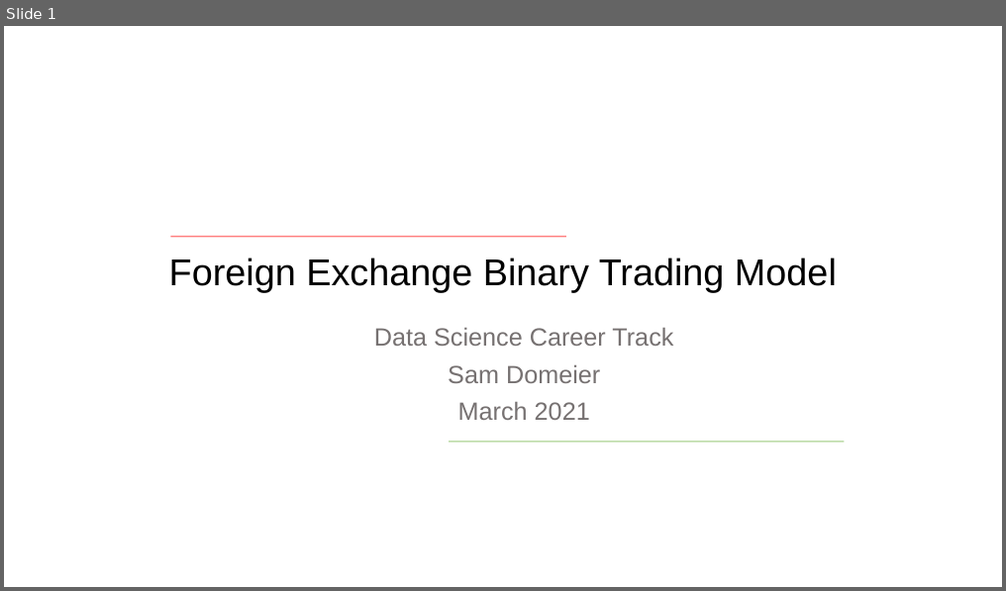
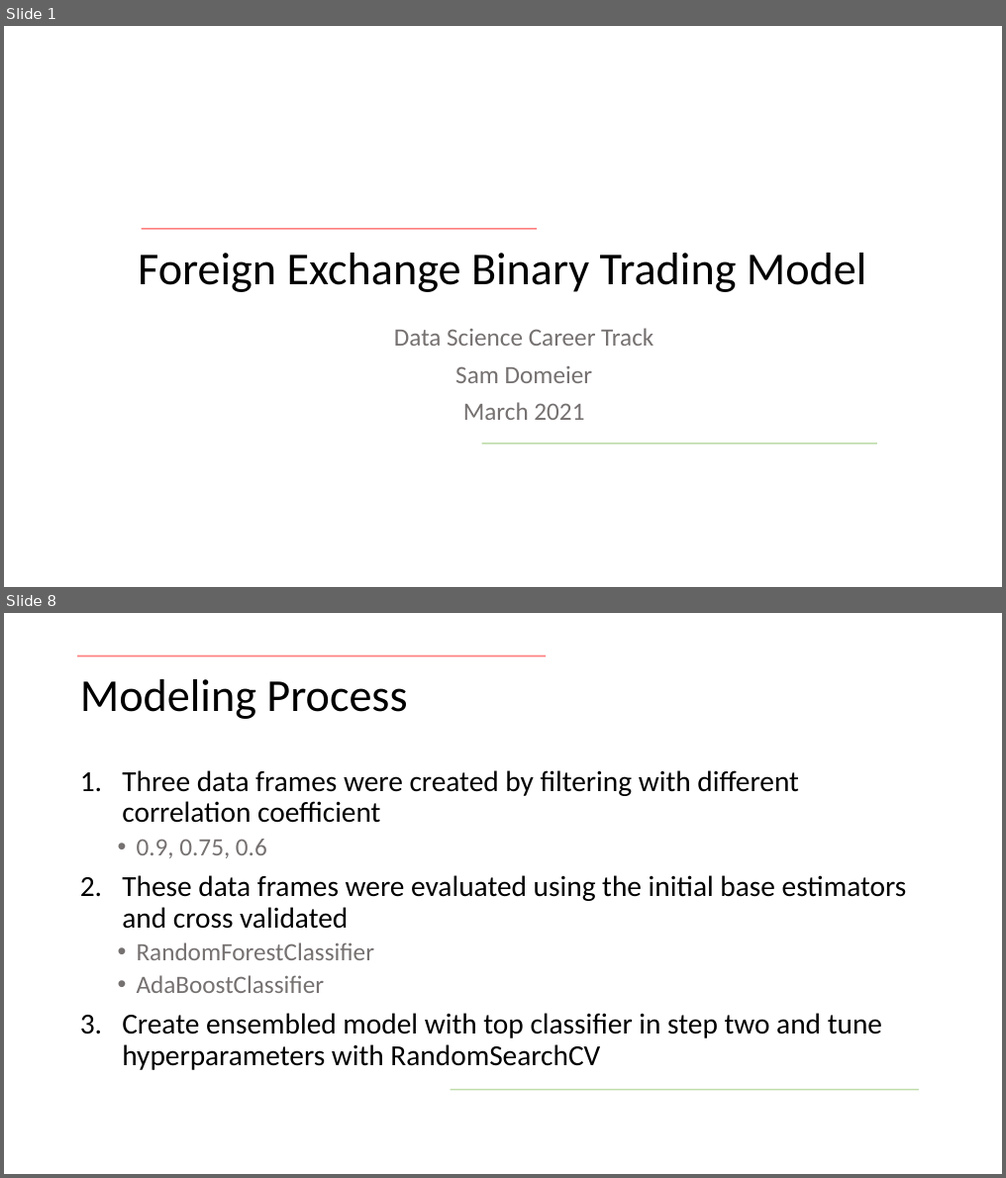
Before and after one commit to samdomeier/Springboard-projects, a slide deck: forex_binary_trading_classification/forex_model_presentation.pptx. Shown one above the other, each under a label of ours: slide 1 before the commit, slides 1 and 8 after it; the slides between them are not shown. The pictures are 1006x591 and 1006x1178 pixels, drawn with LibreOffice and Linux fonts; fonts in the diff are those of the drawing; background and template pictures are left out. Boxes give left, top, right and bottom in pixels: in the first picture for what was removed or moved away, otherwise in the second. Text is boxed around its words. In the diff, an @@ line names an element or a change of style, - is before the commit and + after.

```diff
--- a/forex_binary_trading_classification/forex_model_presentation.pptx
+++ b/forex_binary_trading_classification/forex_model_presentation.pptx
@@ slide 8 added at (x1=4, y1=613, x2=1002, y2=1174), background picture (left out) @@
@@ line added from (77, 657) to (546, 657), #FF0000 1.5 pt @@
@@ title added at (x1=80, y1=679, x2=407, y2=719), 44 pt, text #000000 @@
+Modeling Process
@@ text added at (x1=122, y1=770, x2=907, y2=1070), 28 pt, text #000000 @@
+1. Three data frames were created by filtering with different correlation coefficient
+  • 0.9, 0.75, 0.6
+2. These data frames were evaluated using the initial base estimators and cross validated
+  • RandomForestClassifier
+  • AdaBoostClassifier
+3. Create ensembled model with top classifier in step two and tune hyperparameters with RandomSearchCV
@@ line added from (450, 1090) to (919, 1090), #A9D18E 1.5 pt @@
@@ slide 1 changed as well @@
@@ line moved from (171, 236) - (566, 236) to (141, 229) - (537, 229) @@
@@ title "Foreign Exchange Binary Trading Model" at (x1=138, y1=253, x2=867, y2=292): size 36 to 44 pt, font Arial to Calibri @@
@@ subtitle "Data Science Career Track" at (x1=394, y1=328, x2=653, y2=420): font Arial to Calibri @@
@@ line moved from (449, 442) - (844, 442) to (481, 444) - (877, 444) @@
```
Also in this commit, not shown: 11 other slides added, 1 slide removed.
